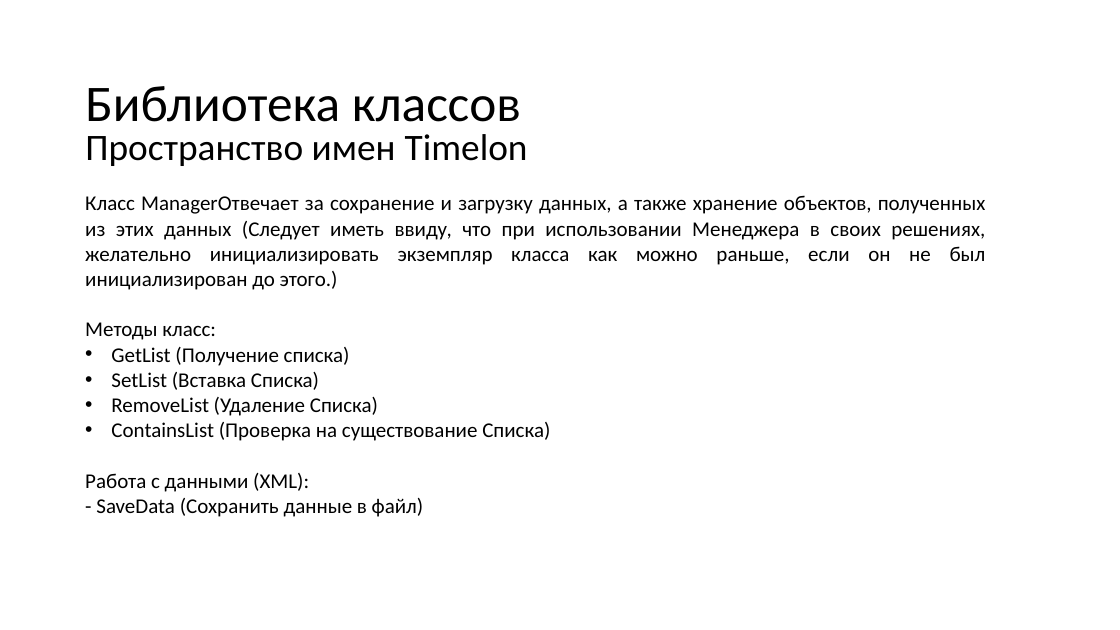
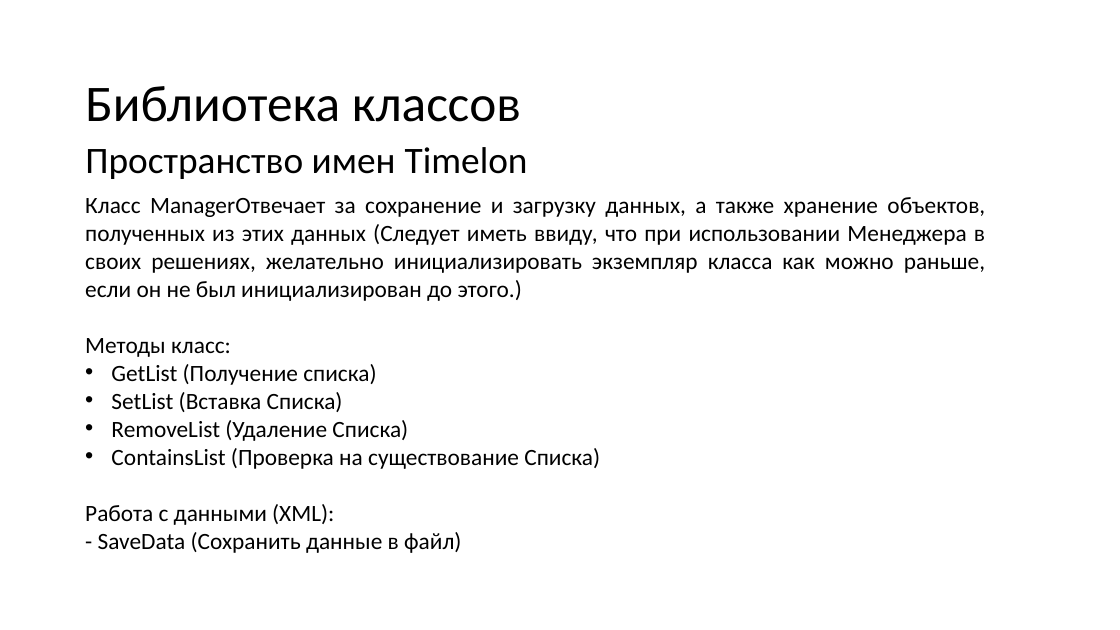
Before and after one commit to N0tilT/Timelon, a slide deck: slide 15 of docs/Timelon.pptx. Drawn at 1120x630 pixels with LibreOffice and Linux fonts; fonts in the diff are those of the drawing. Boxes give left, top, right and bottom in pixels: in the first picture for what was removed or moved away, otherwise in the second. Text is boxed around its words. In the diff, an @@ line names an element or a change of style, - is before the commit and + after.

```diff
--- a/docs/Timelon.pptx
+++ b/docs/Timelon.pptx
@@ title "Пространство имен Timelon": place and size @@
-title "Пространство имен Timelon" at (85,134,528,166)
+title "Пространство имен Timelon" at (85,147,528,179)
@@ text "Класс ManagerОтвечает за сохранение и ..." at (85,197,985,553): size 18 to 20 pt @@
```
Also in this commit, not shown: 2 other slides changed.
